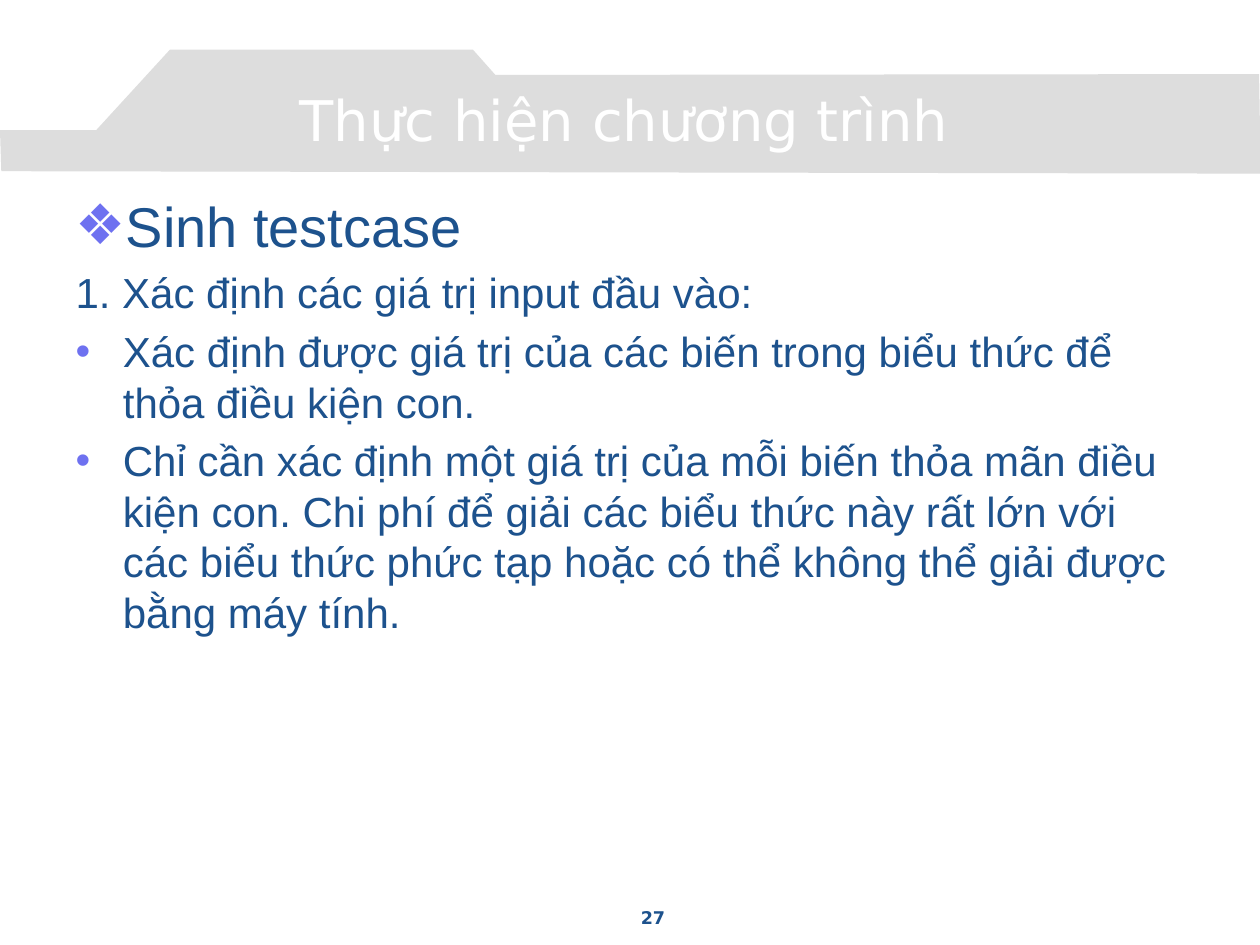
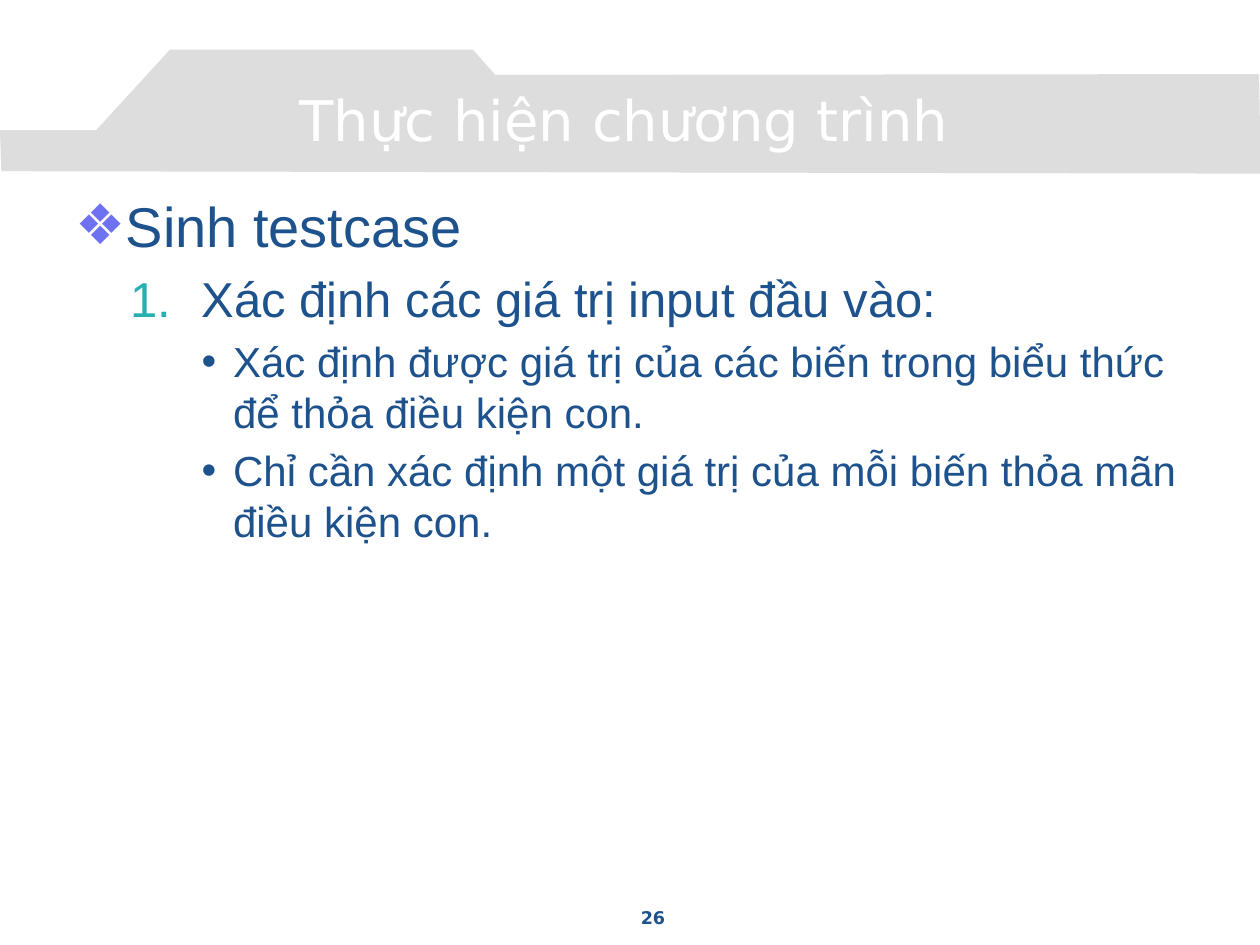
Before and after one commit to congcuong-cse/autotesting-lvtn, a slide deck: slide 26 of Document/Presentation.pptx (slide 27 before the commit). Drawn at 1260x945 pixels with LibreOffice and Linux fonts; fonts in the diff are those of the drawing; background and template pictures are left out. Boxes give left, top, right and bottom in pixels: in the first picture for what was removed or moved away, otherwise in the second. Text is boxed around its words. In the diff, an @@ line names an element or a change of style, - is before the commit and + after.

```diff
--- a/Document/Presentation.pptx
+++ b/Document/Presentation.pptx
@@ text at (202,279,936,327): text changed; size 24 to 28 pt @@
-1. Xác định các giá trị input đầu vào:
+  1. Xác định các giá trị input đầu vào:
@@ text at (233,344,1164,435): list level 1 to 3 in "Xác định được giá trị ..."; bullet colour #6E71F0 to #1D528D @@
@@ text at (233,453,1176,544): text changed @@
-• Chỉ cần xác định một giá trị của mỗi biến thỏa mãn điều kiện con. Chi phí để giải các biểu thức này rất lớn với các biểu thức phức tạp hoặc có thể không thể giải được bằng máy tính.
+    • Chỉ cần xác định một giá trị của mỗi biến thỏa mãn điều kiện con.
@@ page number at (641,911,665,925): text changed @@
-27
+26
```
Also in this commit, not shown: 17 other slides changed, 4 slides added, 4 slides removed.
